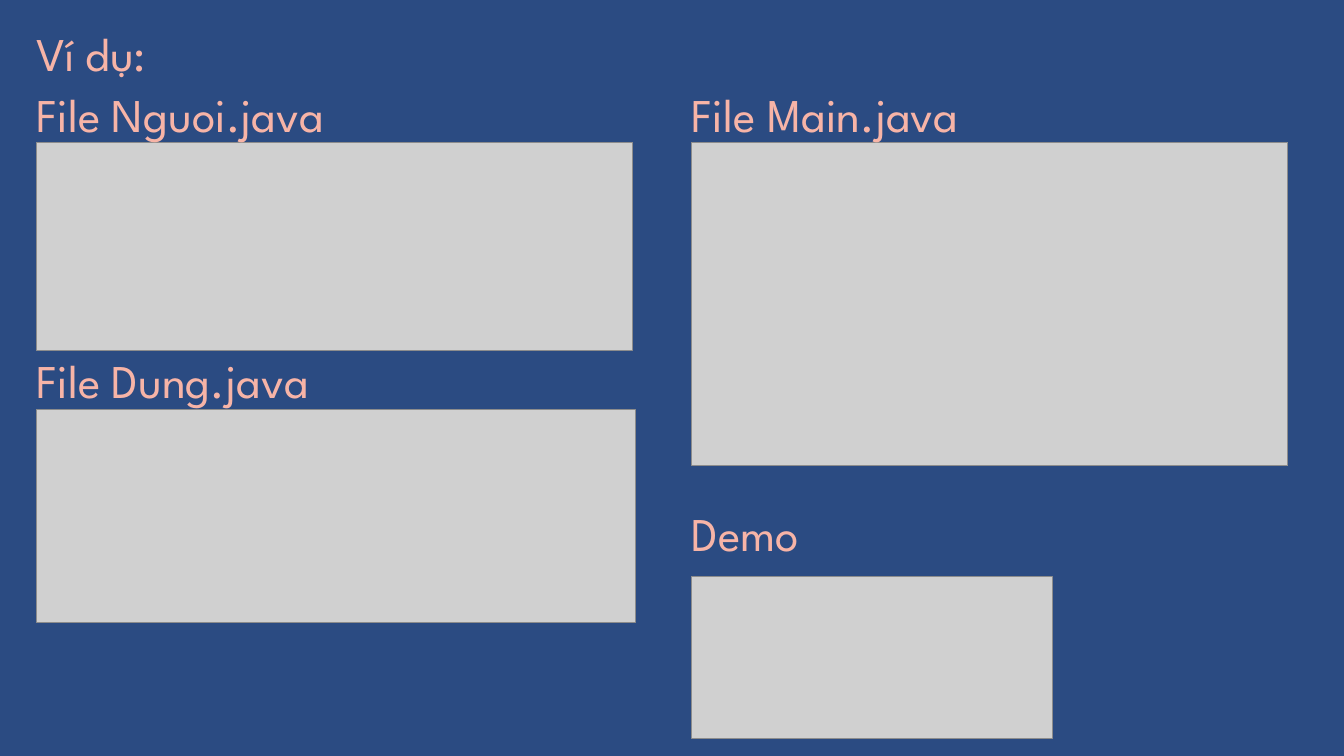
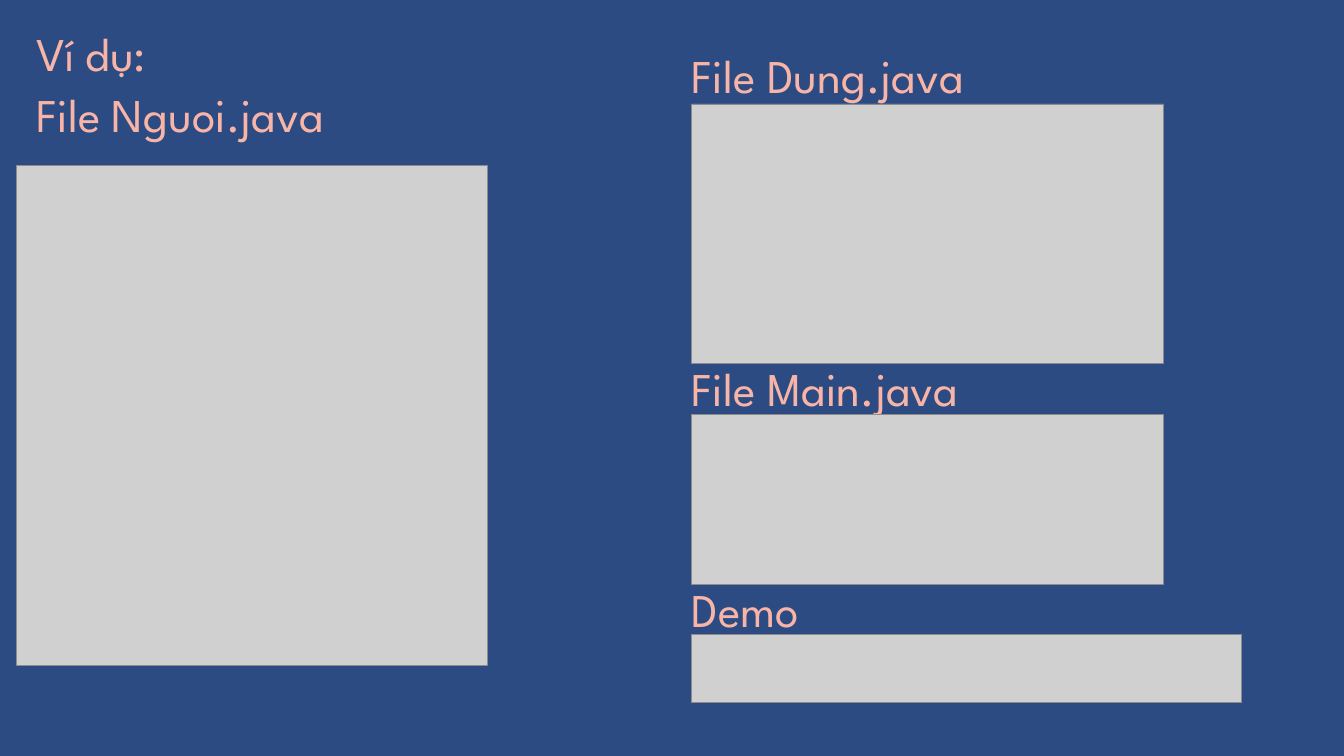
Before and after one commit to trongtinh7727/Java-OOP, a slide deck: slide 10 of Documents/Lab8/N7_Abstract_class.pptx. Drawn at 1344x756 pixels with LibreOffice and Linux fonts; fonts in the diff are those of the drawing; grey boxes stand for pictures. Boxes give left, top, right and bottom in pixels: in the first picture for what was removed or moved away, otherwise in the second. Text is boxed around its words. In the diff, an @@ line names an element or a change of style, - is before the commit and + after.

```diff
--- a/Documents/Lab8/N7_Abstract_class.pptx
+++ b/Documents/Lab8/N7_Abstract_class.pptx
@@ text "File Dung.java" moved from (x1=36, y1=365, x2=309, y2=412) to (x1=692, y1=60, x2=964, y2=108) @@
@@ picture added at (x1=691, y1=104, x2=1163, y2=364) @@
@@ picture removed at (x1=36, y1=142, x2=632, y2=350) @@
@@ picture removed at (x1=691, y1=142, x2=1288, y2=466) @@
@@ picture added at (x1=17, y1=165, x2=487, y2=665) @@
@@ text "File Main.java" rewrapped from (x1=692, y1=99, x2=958, y2=146) to (x1=692, y1=360, x2=958, y2=421) @@
@@ picture removed at (x1=36, y1=409, x2=636, y2=622) @@
@@ picture added at (x1=691, y1=415, x2=1163, y2=585) @@
@@ text "Demo" rewrapped from (x1=692, y1=520, x2=799, y2=552) to (x1=691, y1=580, x2=798, y2=641) @@
@@ picture removed at (x1=691, y1=577, x2=1052, y2=739) @@
@@ picture added at (x1=691, y1=634, x2=1241, y2=703) @@
```
Also in this commit, not shown: 1 other slide changed, 3 other files.
